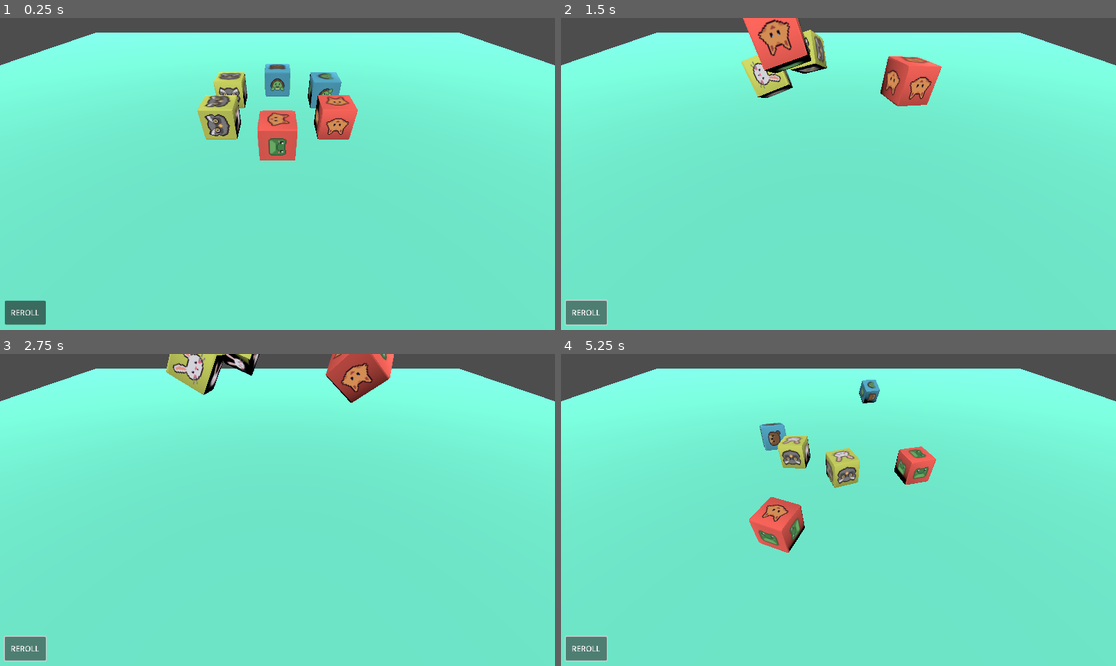
Above: before the commit, frames 1-4 (two rows, left to right).
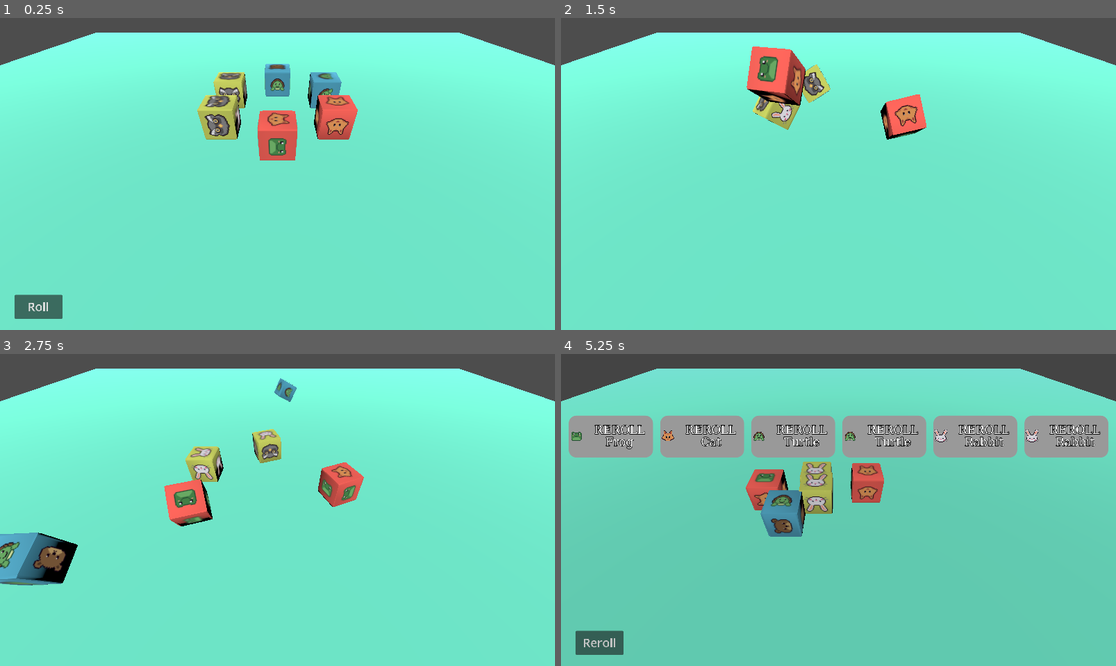
Above: after the commit, the same moments.

Repository: nsoilis/animal-dice
Game: Godot game, scene res://scenes/Main.tscn
Same seed, same stepped clock (60 frames per second), same inputs: the game is played once before the commit and once after it.
Inputs (mouse positions are in pixels of both pictures, inside the frame that each line leads up to):
- Up to frame 1 (0.25 s): no input
- Up to frame 2 (1.5 s): click "REROLL" (after the commit: "Roll") at 0.5 s; click (588, 311) at 1.25 s, where only the run before the commit has a clickable "REROLL"
- Up to frame 3 (2.75 s): click (27, 647) at 2 s, where only the run before the commit has a clickable "REROLL"
- Up to frame 4 (5.25 s): no input

The runs differ from the first frame. In frame 1, 0.7% of the frame differs, in the area x 0-12%, y 88-99%; in frame 2, 6.6%; in frame 3, 8.4%; in frame 4, 93%, in the area x 0-100%, y 4-100%.

Commit message:
UI adjustments

Diff:
--- a/new-game-project/main.gd
+++ b/new-game-project/main.gd
@@ -32,6 +32,7 @@
 const TOTAL_DICE: int = 6
 const STUCK_DIST := 1.1
 
+@onready var reroll_btn = $FreeReroll/Button
 @onready var safety_timer := Timer.new()
 @onready var dice_slots = [
 	$DiceSlots/DiceSlot1,
@@ -46,6 +47,7 @@
 
 func _ready() -> void:
 	add_child(safety_timer)
+	reroll_btn.text = "Roll"
 	safety_timer.one_shot = true
 	safety_timer.wait_time = 6.0
 	safety_timer.connect("timeout", Callable(self, "_on_safety_timeout"))
@@ -248,14 +250,11 @@
 
 		await get_tree().create_timer(0.75).timeout
 		$CanvasLayer.visible = true
+		$FreeReroll.visible = true
 
 		_should_print = false
 		spawn_logs.clear()
 		settled_count = 0
-
-
-
-
 
 
 
@@ -308,8 +307,9 @@
 
 func _on_button_pressed() -> void:
 	const HOP_STRENGTH := 5.0
+	reroll_btn.text = "Reroll"
 	$CanvasLayer.visible = false
-
+	$FreeReroll.visible = false   # ── hide it now
 	# prepare…
 	_should_print = true
 	settled_count = 0
@@ -322,6 +322,8 @@
 
 	if expected_settles == 0:
 		_layout_dice()
+		$CanvasLayer.visible = true
+		$FreeReroll.visible = true
 		return
 
 	# roll only the un-held dice
@@ -352,6 +354,7 @@
 		# if we’re still waiting for dice, force a layout now
 		_layout_dice()
 		$CanvasLayer.visible = true
+		$FreeReroll.visible = true   # ── hide it now
 		_should_print = false
 		spawn_logs.clear()
 		settled_count = 0
--- a/new-game-project/scenes/Main.tscn
+++ b/new-game-project/scenes/Main.tscn
@@ -103,26 +103,37 @@
 
 [node name="Button" type="Button" parent="FreeReroll"]
 z_index = 3
-offset_left = 10.0
-offset_top = 587.0
-offset_right = 95.0
-offset_bottom = 637.0
+anchors_preset = 2
+anchor_top = 1.0
+anchor_bottom = 1.0
+offset_left = 30.0
+offset_top = -73.0
+offset_right = 130.0
+offset_bottom = -23.0
+grow_vertical = 0
+theme_override_font_sizes/font_size = 25
 text = "REROLL"
+metadata/_edit_use_anchors_ = true
 
 [node name="CanvasLayer" type="CanvasLayer" parent="."]
 
 [node name="ColorRect" type="ColorRect" parent="CanvasLayer"]
 light_mask = 0
 z_index = -9
-offset_right = 1152.0
-offset_bottom = 649.0
+anchors_preset = 15
+anchor_right = 1.0
+anchor_bottom = 1.0
+grow_horizontal = 2
+grow_vertical = 2
 mouse_filter = 2
 color = Color(0, 0, 0, 0.117647)
 
 [node name="MarginContainer" type="MarginContainer" parent="CanvasLayer"]
-offset_top = 100.0
-offset_right = 1152.0
-offset_bottom = 200.0
+anchors_preset = 10
+anchor_right = 1.0
+offset_top = 112.0
+offset_bottom = 223.0
+grow_horizontal = 2
 theme_override_constants/margin_left = 16
 theme_override_constants/margin_top = 16
 theme_override_constants/margin_right = 16
